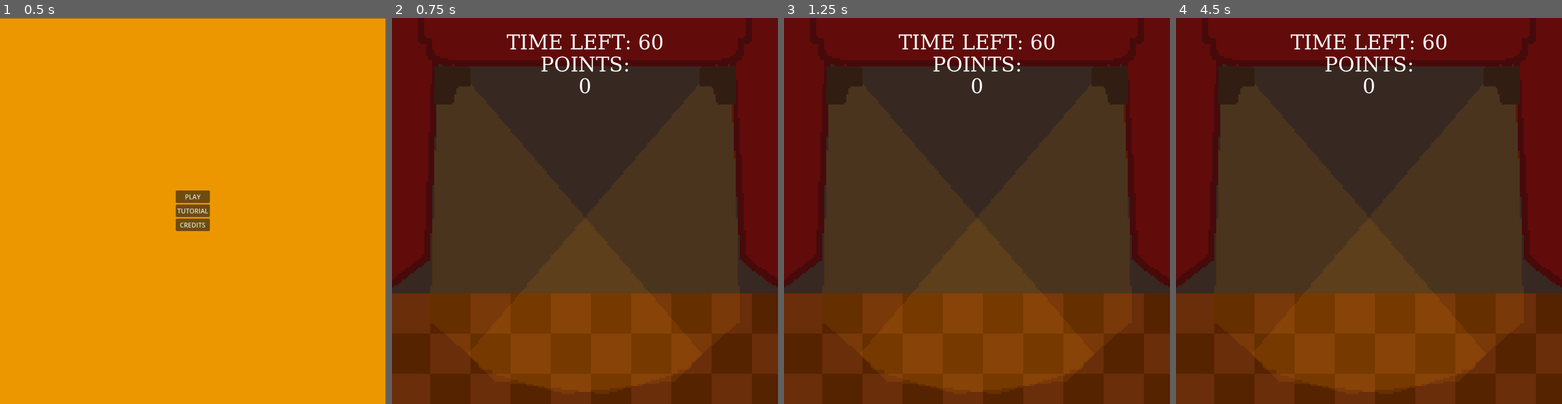
Above: before the commit, frames 1-4 (left to right).
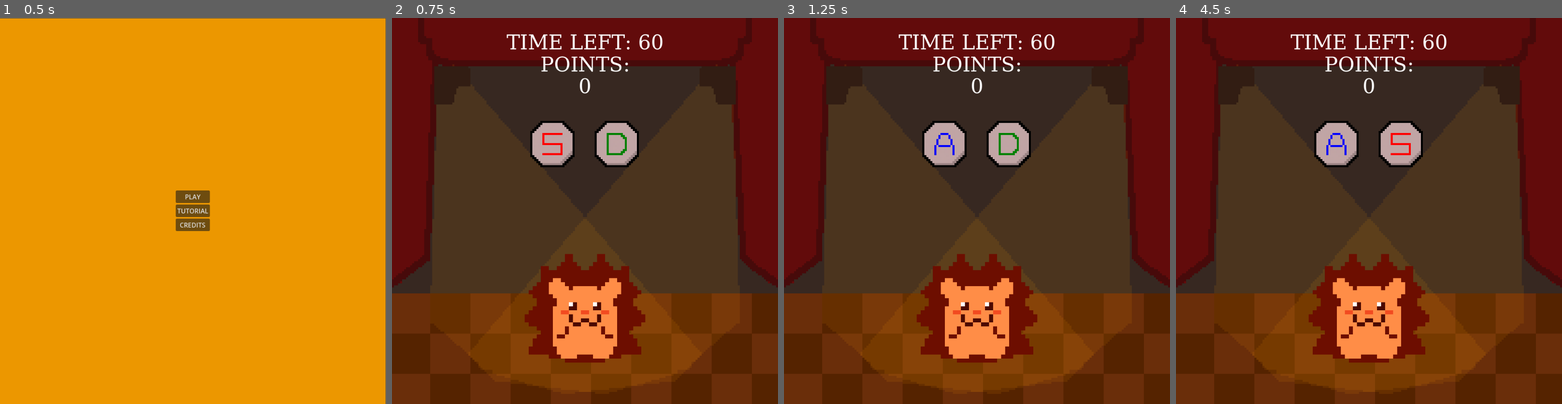
Above: after the commit, the same moments.

Repository: Sc0l1o/new-game-project
Game: Godot game, scene res://home_screen.tscn
Two runs of this game, one before a commit and one after it. Both use one fixed random seed, a clock stepped at 60 frames per second and the inputs below.
Inputs:
- Up to frame 1 (0.5 s): no input
- Up to frame 2 (0.75 s): click "PLAY" at 0.5 s
- Up to frame 3 (1.25 s): no input
- Up to frame 4 (4.5 s): tap Enter (ui_accept) at 1.25, 1.52, 2, 2.27, 2.75, 3.77, 4.25 s; tap A (press_a) at 1.35 s; tap D (press_d) at 2.1 s; tap J (press_j) at 2.85 s; tap K (press_k) at 3.6 s; tap S (press_s) at 4.35 s

Frame 1 is identical in both runs. In frame 2, 8.9% of the frame differs, in the area x 34-66%, y 26-90%; in frame 3, 8.9%; in frame 4, 8.9%.

Commit message:
apple out

Diff:
--- a/hedgehog.tscn
+++ b/hedgehog.tscn
@@ -6,6 +6,30 @@
 [sub_resource type="AtlasTexture" id="AtlasTexture_m0q0b"]
 atlas = ExtResource("1_dm456")
 region = Rect2(96, 0, 32, 32)
+
+[sub_resource type="AtlasTexture" id="AtlasTexture_uxr56"]
+atlas = ExtResource("1_dm456")
+region = Rect2(0, 96, 32, 32)
+
+[sub_resource type="AtlasTexture" id="AtlasTexture_bsfwy"]
+atlas = ExtResource("1_dm456")
+region = Rect2(32, 32, 32, 32)
+
+[sub_resource type="AtlasTexture" id="AtlasTexture_68vhh"]
+atlas = ExtResource("1_dm456")
+region = Rect2(32, 0, 32, 32)
+
+[sub_resource type="AtlasTexture" id="AtlasTexture_sb44v"]
+atlas = ExtResource("1_dm456")
+region = Rect2(0, 32, 32, 32)
+
+[sub_resource type="AtlasTexture" id="AtlasTexture_8iaux"]
+atlas = ExtResource("1_dm456")
+region = Rect2(64, 0, 32, 32)
+
+[sub_resource type="AtlasTexture" id="AtlasTexture_x7t6e"]
+atlas = ExtResource("1_dm456")
+region = Rect2(32, 64, 32, 32)
 
 [sub_resource type="AtlasTexture" id="AtlasTexture_dm456"]
 atlas = ExtResource("1_dm456")
@@ -34,12 +58,55 @@
 "texture": SubResource("AtlasTexture_m0q0b")
 }],
 "loop": 1,
-"name": &"Diag",
+"name": &"B_Diag",
 "speed": 5.0
 }, {
-"frames": [],
+"frames": [{
+"duration": 1.0,
+"texture": SubResource("AtlasTexture_uxr56")
+}],
+"loop": 1,
+"name": &"Bounce_Back!",
+"speed": 5.0
+}, {
+"frames": [{
+"duration": 1.0,
+"texture": SubResource("AtlasTexture_bsfwy")
+}],
+"loop": 1,
+"name": &"L_Ball",
+"speed": 5.0
+}, {
+"frames": [{
+"duration": 1.0,
+"texture": SubResource("AtlasTexture_68vhh")
+}],
 "loop": 1,
 "name": &"L_Diag",
+"speed": 5.0
+}, {
+"frames": [{
+"duration": 1.0,
+"texture": SubResource("AtlasTexture_sb44v")
+}],
+"loop": 1,
+"name": &"R_Ball",
+"speed": 5.0
+}, {
+"frames": [{
+"duration": 1.0,
+"texture": SubResource("AtlasTexture_8iaux")
+}],
+"loop": 1,
+"name": &"R_Diag",
+"speed": 5.0
+}, {
+"frames": [{
+"duration": 1.0,
+"texture": SubResource("AtlasTexture_x7t6e")
+}],
+"loop": 1,
+"name": &"T_Ball",
 "speed": 5.0
 }, {
 "frames": [{
@@ -74,5 +141,5 @@
 [node name="AnimatedSprite2D" type="AnimatedSprite2D" unique_id=215350710]
 scale = Vector2(10, 10)
 sprite_frames = SubResource("SpriteFrames_8syjs")
-animation = &"L_Diag"
+animation = &"L_Ball"
 script = ExtResource("1_8syjs")
--- a/indicator.gd
+++ b/indicator.gd
@@ -13,6 +13,6 @@
 	pass
 
 
-func setKeys(inputs: Array[String]) -> void:
+func setKeys(inputs: Array) -> void:
 	firstKey.play(inputs[0])
 	secondKey.play(inputs[1])
--- a/indicator.tscn
+++ b/indicator.tscn
@@ -10,6 +10,10 @@
 [sub_resource type="AtlasTexture" id="AtlasTexture_ne5nb"]
 atlas = ExtResource("1_sgcln")
 region = Rect2(0, 0, 32, 32)
+
+[sub_resource type="AtlasTexture" id="AtlasTexture_bg6gx"]
+atlas = ExtResource("1_sgcln")
+region = Rect2(32, 0, 32, 32)
 
 [sub_resource type="SpriteFrames" id="SpriteFrames_m7ycs"]
 animations = [{
@@ -68,6 +72,14 @@
 "loop": 1,
 "name": &"L_pressed",
 "speed": 5.0
+}, {
+"frames": [{
+"duration": 1.0,
+"texture": SubResource("AtlasTexture_bg6gx")
+}],
+"loop": 1,
+"name": &"S",
+"speed": 5.0
 }]
 
 [node name="Node2D" type="Node2D" unique_id=1082578232]
@@ -76,7 +88,7 @@
 [node name="Instruction1" type="AnimatedSprite2D" parent="." unique_id=2091658215]
 scale = Vector2(5, 5)
 sprite_frames = SubResource("SpriteFrames_m7ycs")
-animation = &"A"
+animation = &"S"
 
 [node name="Instruction2" type="AnimatedSprite2D" parent="." unique_id=904376642]
 position = Vector2(160, 0)
--- a/main_game.gd
+++ b/main_game.gd
@@ -1,47 +1,48 @@
 extends Node2D
 
-@onready var pointsLabel = $Control/CenterContainer/VBoxContainer/points
+@onready var pointsLabel = $Control/VBoxContainer/points
 @onready var character = $AnimatedSprite2D
+@onready var indicator = $Node2D
 var score = 0
 
 var combos = {
 	"L_Diag": {
-		"inputs": ["a", "d"], # list of keys
+		"inputs": ["A", "D"], # list of keys
 		"points": 10,
 		"animation": "L_Diag" #animation name
 	},
 	"R_Diag": {
-		"inputs": ["a","j"],
+		"inputs": ["A","J"],
 		"points": 10,
 		"animation": "R_Diag"
 	},
 	"russ": {
-		"inputs": ["a","d","k"],
+		"inputs": ["A","D","K"],
 		"points": 50,
 		"animation": "russ"
 	},
 	"B_Diag": {
-		"inputs": ["a","d","j"],
+		"inputs": ["A","D","J"],
 		"points": 25,
 		"animation": "B_Diag"
 	},
 	"R_Ball": {
-		"inputs": ["s","j"],
+		"inputs": ["S","J"],
 		"points": 10,
 		"animation": "R_Ball"
 	},
 	"L_Ball": {
-		"inputs": ["s","d"],
+		"inputs": ["S","D"],
 		"points": 10,
 		"animation": "L_Ball"
 	},
 	"T_Ball": {
-		"inputs": ["s","j","d"],
+		"inputs": ["S","J","D"],
 		"points": 25,
 		"animation": "T_Ball"
 	},
 	"Bounce_Back!": {
-		"inputs": ["a","s","d","j","k","l"],
+		"inputs": ["A","S","D","J","K","L"],
 		"points": 100,
 		"animation": "Bounce_Back!"
 	},
@@ -54,6 +55,7 @@
 
 # Called every frame. 'delta' is the elapsed time since the previous frame.
 func _process(delta: float) -> void:
+	random_combo()
 	check_inputs()
 
 func check_inputs():
@@ -94,4 +96,13 @@
 	character.play(combo["animation"])
 
 func random_combo():
-	pass
+	var combo_name = combos.keys().pick_random()
+	var combo_data = combos[combo_name]
+
+	print("Combo: ", combo_name)
+
+	indicator.setKeys(combo_data["inputs"])
+	# print("Points: ", combo_data["points"])
+	# print("Animation: ", combo_data["animation"])
+
+	return combo_data
--- a/main_game.tscn
+++ b/main_game.tscn
@@ -3,6 +3,7 @@
 [ext_resource type="Script" uid="uid://kuk4mvoq5ufx" path="res://main_game.gd" id="1_1oj5k"]
 [ext_resource type="Texture2D" uid="uid://slskg7g4orkb" path="res://sprites/stage.png" id="2_yx7mw"]
 [ext_resource type="PackedScene" uid="uid://x4etidov6888" path="res://hedgehog.tscn" id="3_ykeeq"]
+[ext_resource type="PackedScene" uid="uid://c68pvlo385y2p" path="res://indicator.tscn" id="4_6bm6p"]
 
 [sub_resource type="FontFile" id="FontFile_ykeeq"]
 subpixel_positioning = 0
@@ -36,14 +37,15 @@
 [node name="Node2D" type="Node2D" unique_id=2055690931]
 script = ExtResource("1_1oj5k")
 
-[node name="AnimatedSprite2D" parent="." unique_id=215350710 instance=ExtResource("3_ykeeq")]
-position = Vector2(480, 737)
-animation = &"default"
-
 [node name="Sprite2D" type="Sprite2D" parent="." unique_id=2012695523]
 position = Vector2(480, 480)
 scale = Vector2(5, 5)
 texture = ExtResource("2_yx7mw")
+
+[node name="AnimatedSprite2D" parent="." unique_id=215350710 instance=ExtResource("3_ykeeq")]
+position = Vector2(480, 737)
+animation = &"default"
+frame_progress = 0.3771294
 
 [node name="Control" type="Control" parent="." unique_id=1716574629]
 layout_mode = 3
@@ -84,3 +86,6 @@
 visible = false
 layout_mode = 2
 text = "RETURN TO MENU"
+
+[node name="Node2D" parent="." unique_id=1082578232 instance=ExtResource("4_6bm6p")]
+position = Vector2(404, 316)
